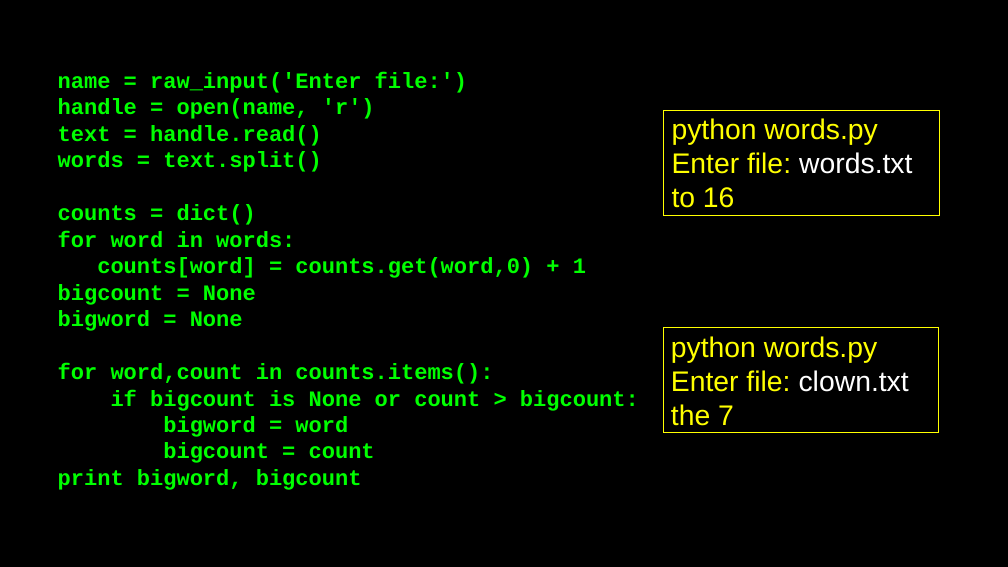
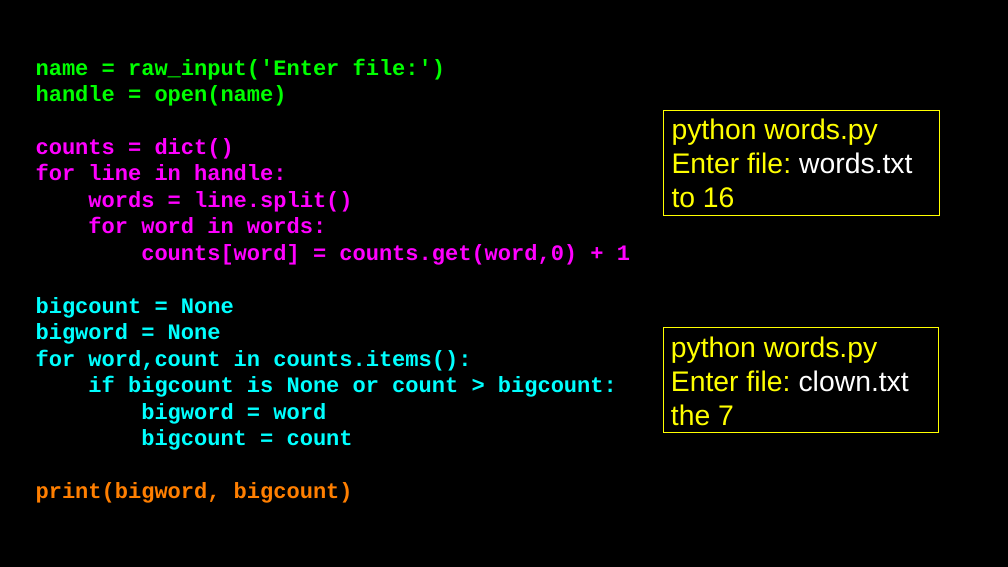
Before and after one commit to csev/py4e, a slide deck: slide 14 of lectures3/Pythonlearn-01-Intro.pptx. Drawn at 1008x567 pixels with LibreOffice and Linux fonts; fonts in the diff are those of the drawing. Boxes give left, top, right and bottom in pixels: in the first picture for what was removed or moved away, otherwise in the second. Text is boxed around its words. In the diff, an @@ line names an element or a change of style, - is before the commit and + after.

```diff
--- a/lectures3/Pythonlearn-01-Intro.pptx
+++ b/lectures3/Pythonlearn-01-Intro.pptx
@@ text "name = raw_input('Enter file:')": place and size @@
-text "name = raw_input('Enter file:')" at box(58, 72, 639, 490)
+text "name = raw_input('Enter file:')" at box(36, 59, 630, 503)
@@ text at box(36, 85, 287, 106): text changed @@
-handle = open(name, 'r')
-text = handle.read()
-words = text.split()
+handle = open(name)
@@ text at box(36, 138, 630, 450): text colour #00FF00 to #FF00FF in "counts = dict()", "for word in words:", "counts[word] = counts.get(word,0) + 1"; text colour #00FF00 to #00FFFF in "bigcount = None", "bigword = None", "for word,count in counts.items():", "if bigcount is None or count > ..." and 2 more places @@
@@ text at box(36, 165, 353, 212): paragraphs added @@
+for line in handle:
+words = line.split()
@@ text at box(36, 482, 353, 503): text changed; text colour #00FF00 to #FF7F00 @@
-print bigword, bigcount
+print(bigword, bigcount)
```
Also in this commit, not shown: 3 other slides changed, 4 other files.
